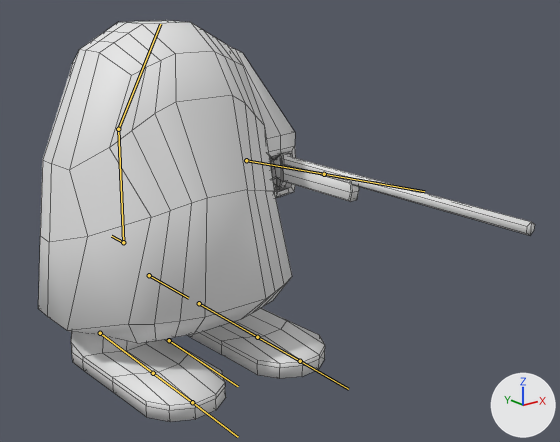
Two versions of the FBX model gamejam-2024-2/Assets/Models/Shooter.fbx, one commit apart.
One viewpoint serves both versions: a 50 mm camera at (-1.478, -2.584, 1.441) aimed at (0.173, -0.521, 0.616). Lighting does not change. The marker at lower right points along +X, +Y and +Z. The bones that bend it are drawn over the model as lines. Mesh edges are drawn as thin lines.

The first picture shows 'Atirador'.
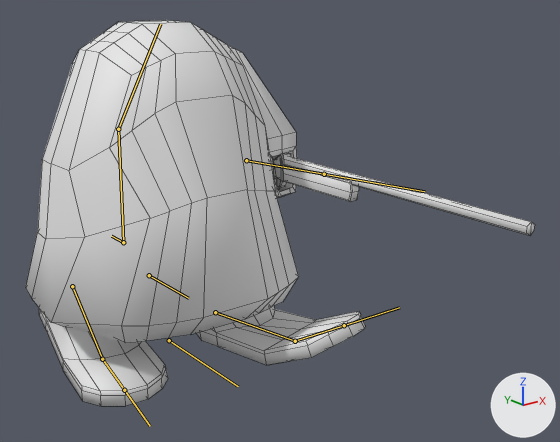
The newer file adds an action. The first version stands in its rest pose; the second is drawn at frame 1 of the action 'ShooterArmature|ShooterWalking'.

Where the change shows, as pixel boxes (x1, y1, x2, y2) in the pictures (560 x 442 px):
'Atirador', posed
    before: (38, 20, 535, 422)
    after: (26, 20, 535, 406)
bone 'Feet.L', root to tip
    before: (199, 303) to (257, 337)
    after: (215, 312) to (295, 341)
bone 'Feet.L.001', root to tip
    before: (257, 337) to (300, 361)
    after: (295, 341) to (344, 325)
bone 'Feet.R', root to tip
    before: (100, 333) to (153, 373)
    after: (72, 286) to (102, 359)
bone 'Feet.R.001', root to tip
    before: (153, 373) to (192, 402)
    after: (102, 359) to (124, 390)

The change in detail:
Bone 'Feet.L' (bone_feet_l) moves from (0.0, 0.0, 0.0) to (0.0, 0.132, -0.004).
Bone 'Feet.L' (bone_feet_l) turns from (0, 0, 0) to (1, 0, -13) degrees about its own x, y and z.
Bone 'Feet.L.001' (bone_feet_l_001) turns from (0, 0, 0) to (-31, 0, 0) degrees about its own x, y and z.
Bone 'Feet.R' (bone_feet_r) moves from (0.0, 0.0, 0.0) to (0.0, -0.242, -0.128).
Bone 'Feet.R' (bone_feet_r) turns from (0, 0, 0) to (22, 0, 10) degrees about its own x, y and z.
Bone 'Feet.R.001' (bone_feet_r_001) turns from (0, 0, 0) to (-22, 0, 0) degrees about its own x, y and z.
